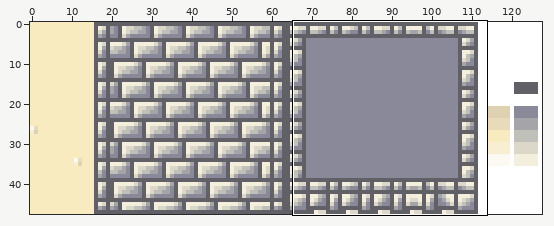
Sprite sheet, stored at trunk/Rouge/RougeLike/Content/Graphics/walls_bigger.png. Above, an overview of the earlier version with the close-up marked.
Close-up. The starting point:
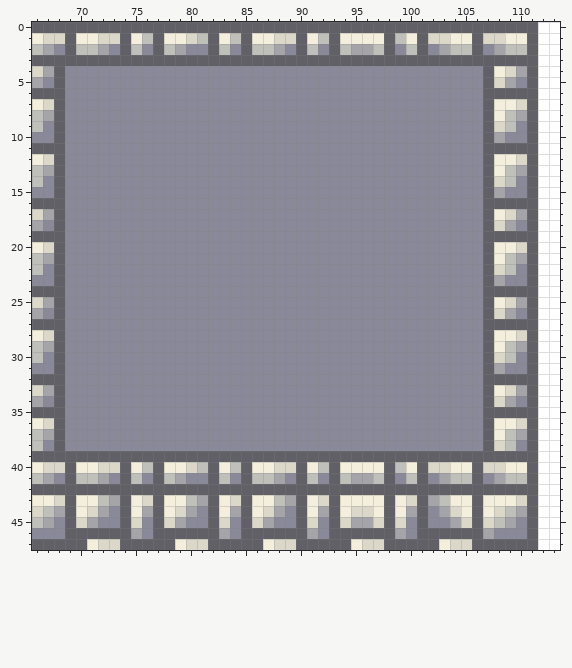
The file is 128x48 pixels. Colours within 5 levels of each other are drawn and written as one. Shown: x 66..113, y 0..47.
Once edited:
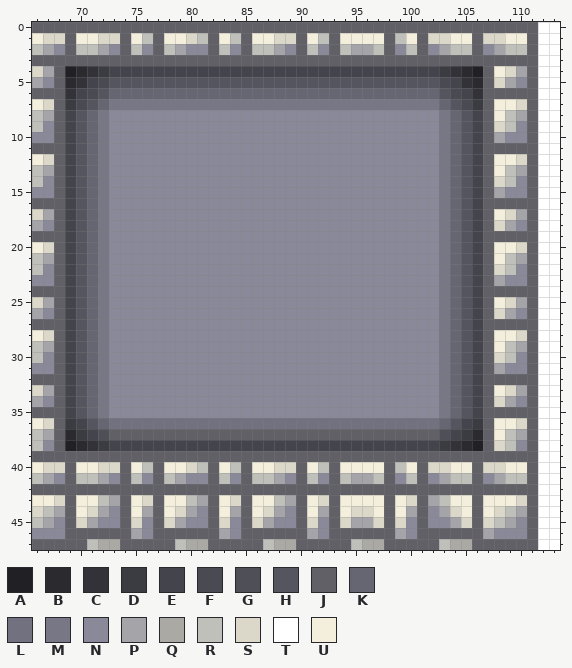
Palette (. is transparent): A #212125  B #2a2a2f  C #323238  D #3b3b42  E #44444c  F #4a4a52  G #4f4f58  H #55555f  J #606066  K #666672  L #71717f  M #777785  N #898999  P #a4a4a9  Q #aba9a4  R #c0c0bb  S #dcd8c9  T #ffffff  U #f4efdc
Commit message: Playing with the new tile set
Changes in this commit:
y 4: x 69..106 NNNNNNNNNNNNNNNNNNNNNNNNNNNNNNNNNNNNNN -> ABCDEEEEEEEEEEEEEEEEEEEEEEEEEEEEEEDCBA
y 5: x 69..106 NNNNNNNNNNNNNNNNNNNNNNNNNNNNNNNNNNNNNN -> BCEFHHHHHHHHHHHHHHHHHHHHHHHHHHHHHHFECB
y 6: x 69..106 NNNNNNNNNNNNNNNNNNNNNNNNNNNNNNNNNNNNNN -> CEFHKKKKKKKKKKKKKKKKKKKKKKKKKKKKKKHFEC
y 7: x 69..106 NNNNNNNNNNNNNNNNNNNNNNNNNNNNNNNNNNNNNN -> DFHKMMMMMMMMMMMMMMMMMMMMMMMMMMMMMMKHFD
y 8..35: x 69..72 NNNN -> EHKM; x 103..106 NNNN -> MKHE
y 36: x 69..106 NNNNNNNNNNNNNNNNNNNNNNNNNNNNNNNNNNNNNN -> DEHKLLLLLLLLLLLLLLLLLLLLLLLLLLLLLLKHED
y 37: x 69..106 NNNNNNNNNNNNNNNNNNNNNNNNNNNNNNNNNNNNNN -> BDEGJJJJJJJJJJJJJJJJJJJJJJJJJJJJJJGEDB
y 38: x 69..106 NNNNNNNNNNNNNNNNNNNNNNNNNNNNNNNNNNNNNN -> ABCDEEEEEEEEEEEEEEEEEEEEEEEEEEEEEEDCBA
y 47: x 71..73 USS -> RQQ; x 79..81 USS -> RQQ; x 87..89 USS -> RQQ; x 95..97 USS -> RQQ; x 103..105 USS -> RQQ
